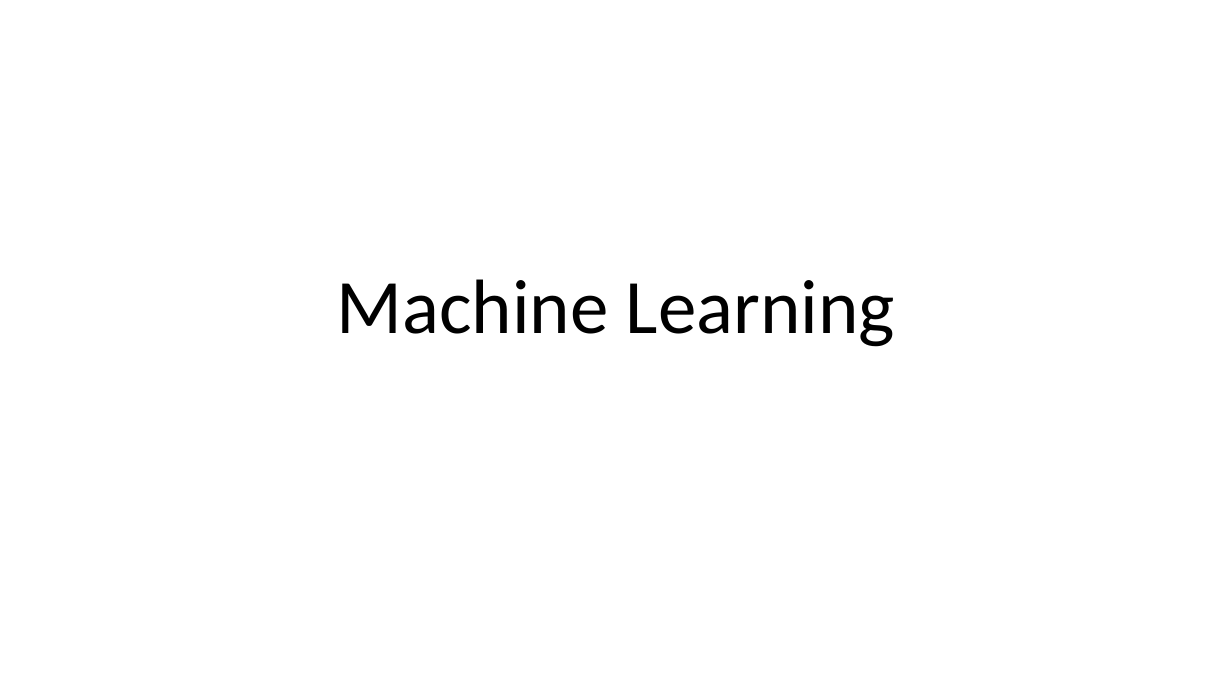
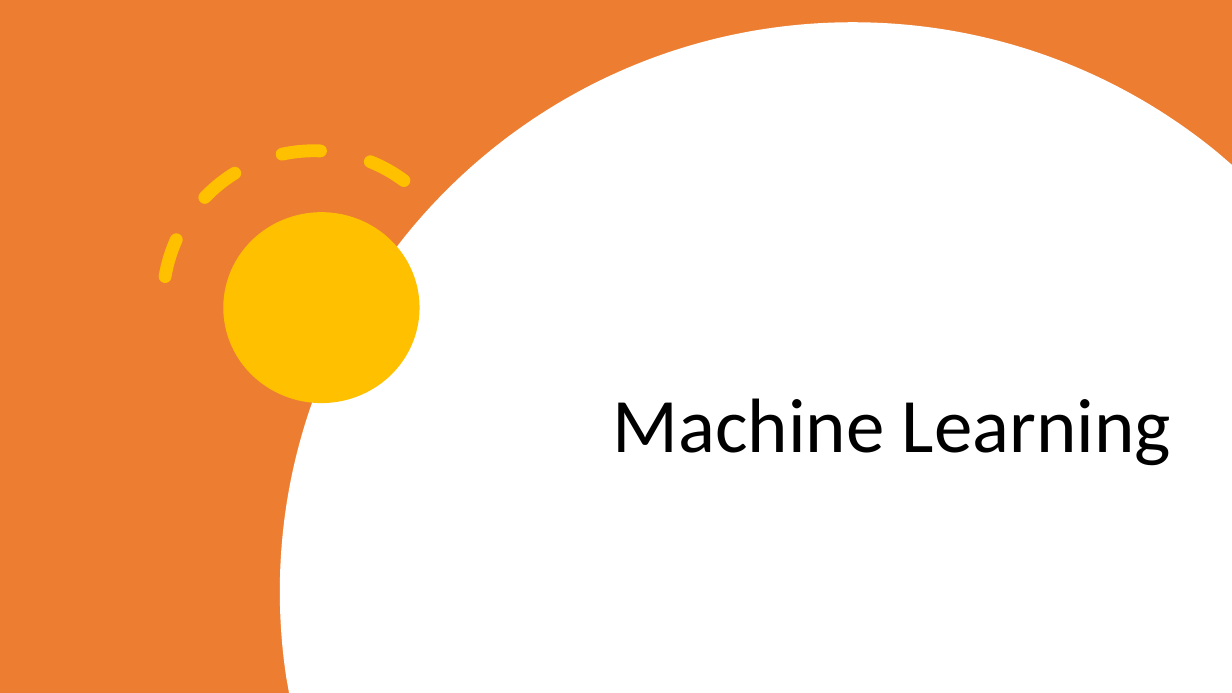
Before and after one commit to pragyanandan/mini-Project-2-ML, a slide deck: slide 12 of Mini-Project.pptx. Drawn at 1232x693 pixels with LibreOffice and Linux fonts; fonts in the diff are those of the drawing. Boxes give left, top, right and bottom in pixels: in the first picture for what was removed or moved away, otherwise in the second. Text is boxed around its words. In the diff, an @@ line names an element or a change of style, - is before the commit and + after.

```diff
--- a/Mini-Project.pptx
+++ b/Mini-Project.pptx
@@ rectangle added at [0,0,1232,693], fill #ED7D31 @@
@@ freeform shape added at [280,22,1232,693], fill #FFFFFF @@
@@ arc (boxed as its full ellipse) added at [101,89,526,514], outline #FFC000 10 pt dashed @@
@@ title "Machine Learning": place and size @@
-title "Machine Learning" at [337,279,895,347]
+title "Machine Learning" at [613,398,1171,466]
@@ title "Machine Learning" at [613,398,1171,466]: alignment centre to right @@
@@ ellipse added at [224,213,420,404], fill #FFC000 @@
```
Also in this commit, not shown: 12 other slides changed, 11 slides added, 1 slide removed, 2 other files.
